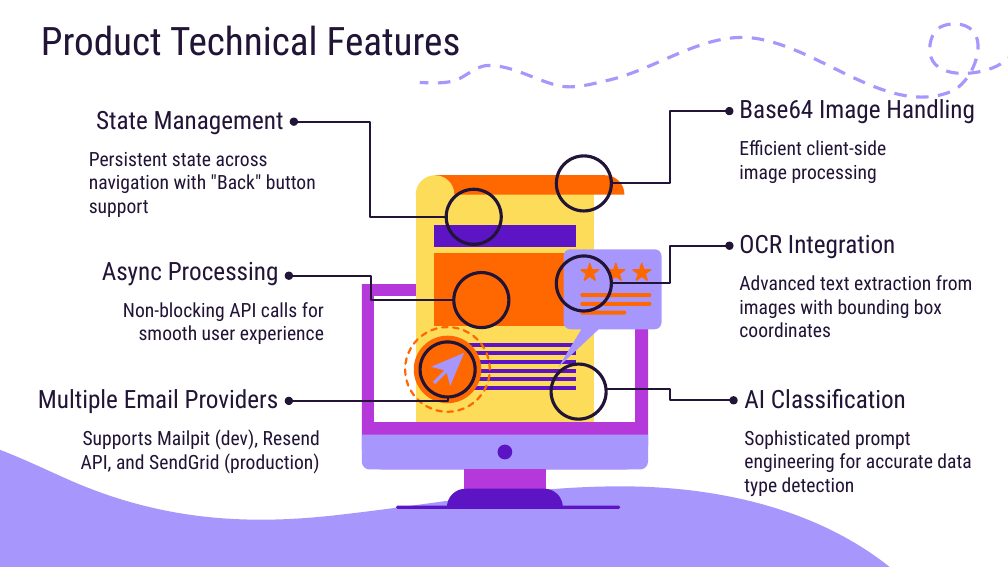
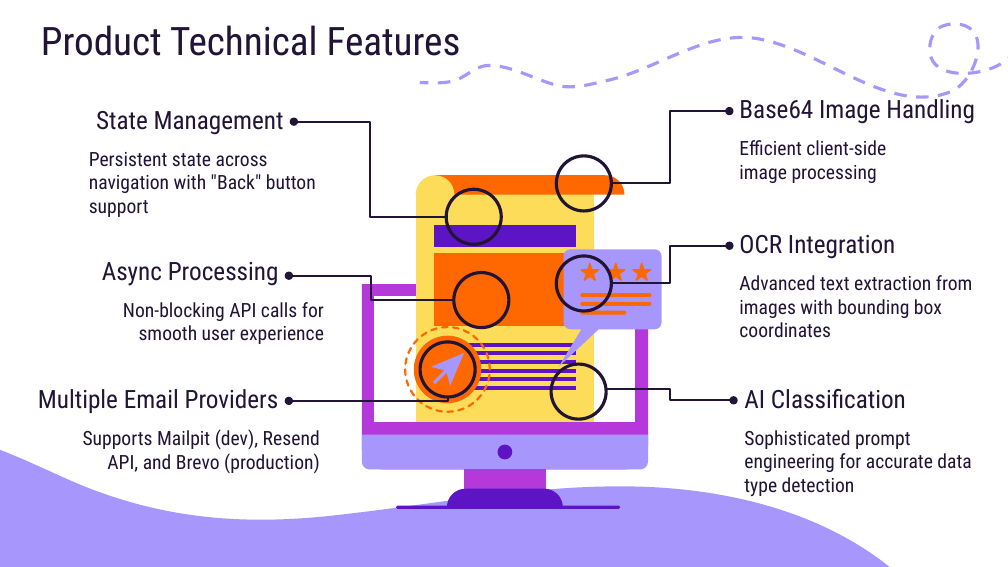
Before and after one commit to koval-vlad/EmailPrivacyRedactorAI, a slide deck: slide 17 of EmailRedactor_presentation.pptx. Drawn at 1008x567 pixels with LibreOffice and Linux fonts; fonts in the diff are those of the drawing. Boxes give left, top, right and bottom in pixels: in the first picture for what was removed or moved away, otherwise in the second. Text is boxed around its words. In the diff, an @@ line names an element or a change of style, - is before the commit and + after.

Commit message:
Replaced SendGrid with Brevo as SendGrid is no longer free

```diff
--- a/EmailRedactor_presentation.pptx
+++ b/EmailRedactor_presentation.pptx
@@ subtitle at [83,429,320,474]: text changed @@
-Supports Mailpit (dev), Resend API, and SendGrid (production)
+Supports Mailpit (dev), Resend API, and Brevo (production)
```
Also in this commit, not shown: 4 other slides changed, 3 other files.
